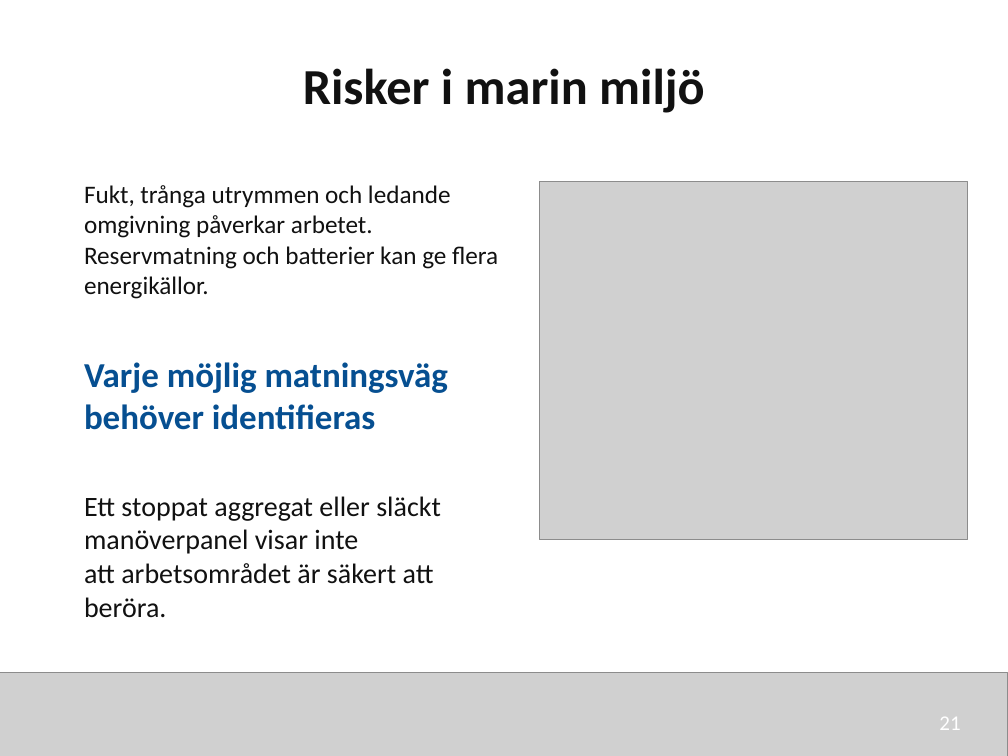
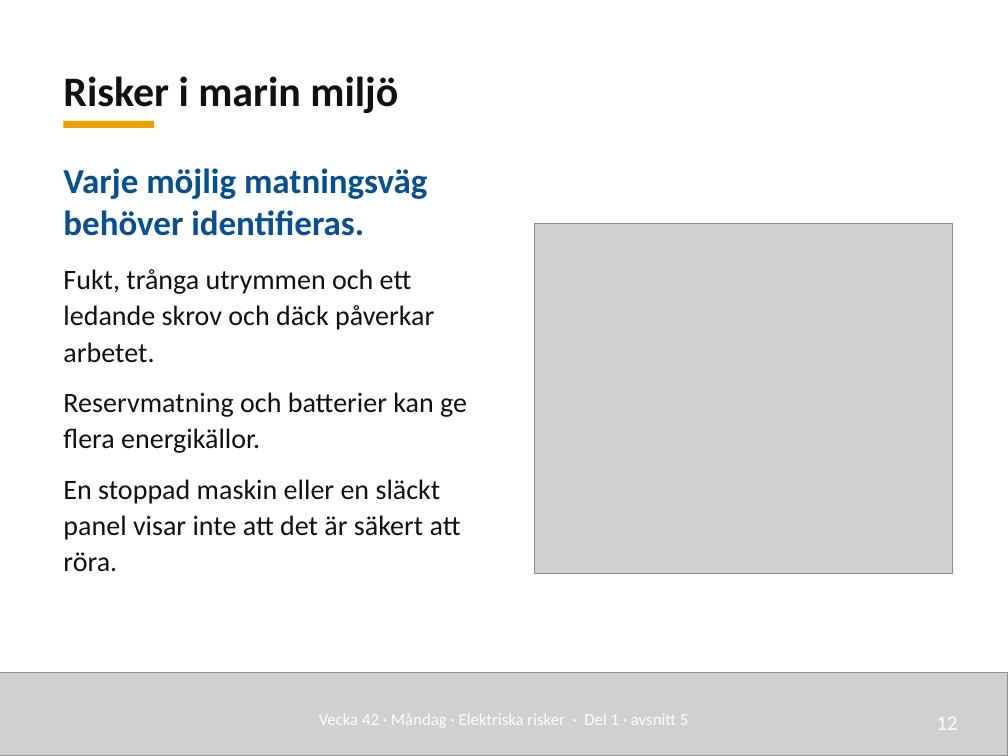
Before and after one commit to nj22az/nj22az.github.io, a slide deck: slide 12 of sjoskolan/vecka-42/aktuell/v42_01_Elektriska_risker_elev.pptx (slide 21 before the commit). Drawn at 1008x756 pixels with LibreOffice and Linux fonts; fonts in the diff are those of the drawing; grey boxes stand for pictures. Boxes give left, top, right and bottom in pixels: in the first picture for what was removed or moved away, otherwise in the second. Text is boxed around its words. In the diff, an @@ line names an element or a change of style, - is before the commit and + after.

```diff
--- a/sjoskolan/vecka-42/aktuell/v42_01_Elektriska_risker_elev.pptx
+++ b/sjoskolan/vecka-42/aktuell/v42_01_Elektriska_risker_elev.pptx
@@ text "Risker i marin miljö": place and size @@
-text "Risker i marin miljö" at box(303, 68, 705, 113)
+text "Risker i marin miljö" at box(63, 76, 398, 113)
@@ text "Risker i marin miljö" at box(63, 76, 398, 113): size 36 to 30 pt; alignment centre to left; line spacing 1 to 1.08; vertical alignment top to bottom @@
@@ rectangle added at box(64, 121, 154, 128), fill #EDA100 @@
@@ text "Varje möjlig matningsväg behöver identifieras.": place and size @@
-text "Varje möjlig matningsväg behöver identifieras." at box(84, 185, 498, 299)
+text "Varje möjlig matningsväg behöver identifieras." at box(63, 168, 467, 572)
@@ text at box(63, 168, 434, 363): text changed; size 18 to 20 pt @@
-Fukt, trånga utrymmen och ledande omgivning påverkar arbetet.
+Varje möjlig matningsväg behöver identifieras.
+Fukt, trånga utrymmen och ett ledande skrov och däck påverkar arbetet.
@@ picture: place and size @@
-picture at box(539, 181, 968, 540)
+picture at box(534, 223, 953, 573)
@@ text removed at box(84, 362, 448, 430) @@
-Varje möjlig matningsväg behöver identifieras
@@ text at box(63, 392, 467, 453): size 18 to 20 pt in "Reservmatning och batterier kan ge flera energikällor."; line spacing 1 to 1.08; more space between paragraphs @@
@@ text at box(63, 479, 461, 572): paragraph added @@
+En stoppad maskin eller en släckt panel visar inte att det är säkert att röra.
@@ text removed at box(84, 496, 441, 617) @@
-Ett stoppat aggregat eller släckt manöverpanel visar inte
-att arbetsområdet är säkert att beröra.
@@ text added at box(319, 714, 688, 727), 12 pt, text #FFFFFF @@
+Vecka 42 · Måndag · Elektriska risker · Del 1 · avsnitt 5
@@ text added at box(936, 717, 957, 730), 15 pt, text #FFFFFF @@
+12
@@ text removed at box(939, 717, 960, 730) @@
-21
```
Also in this commit, not shown: 8 other slides changed, 11 slides added, 27 slides removed, 59 other files.
